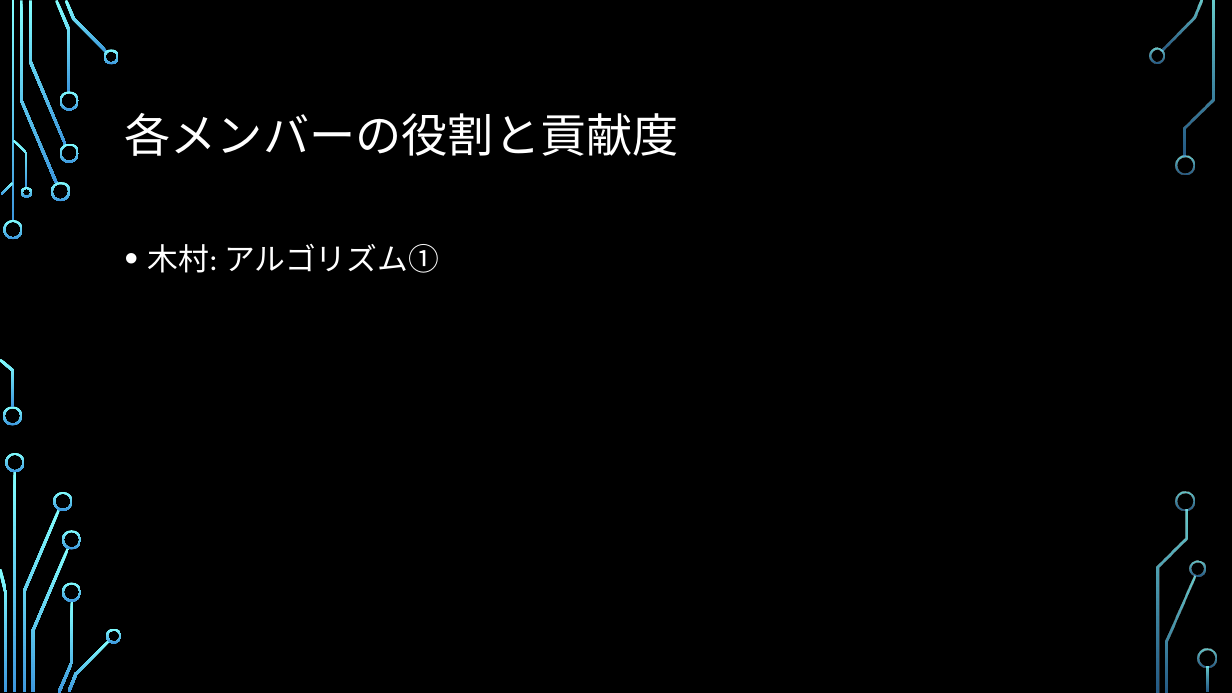
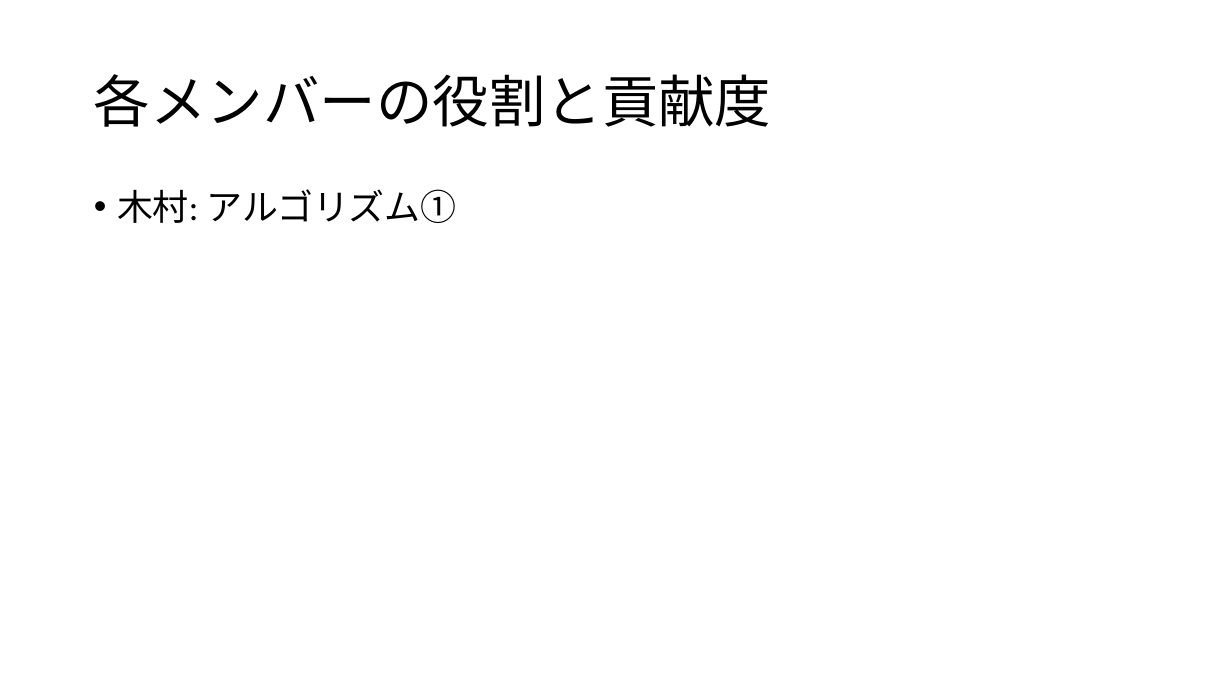
Before and after one commit to ie03-aizu-2019/ie03project-skys, a slide deck: slide 17 of Reports/Midterm.pptx (slide 16 before the commit). Drawn at 1232x693 pixels with LibreOffice and Linux fonts; fonts in the diff are those of the drawing; background and template pictures are left out. Boxes give left, top, right and bottom in pixels: in the first picture for what was removed or moved away, otherwise in the second. Text is boxed around its words. In the diff, an @@ line names an element or a change of style, - is before the commit and + after.

Commit message:
update design

```diff
--- a/Reports/Midterm.pptx
+++ b/Reports/Midterm.pptx
@@ background picture (left out) to #FFFFFF @@
@@ title "各メンバーの役割と貢献度": place and size @@
-title "各メンバーの役割と貢献度" at (125, 113, 679, 156)
+title "各メンバーの役割と貢献度" at (94, 74, 772, 127)
@@ title "各メンバーの役割と貢献度" at (94, 74, 772, 127): size 36 to 44 pt, text colour #FFFFFF to #000000 @@
@@ text "木村: アルゴリズム①": place and size @@
-text "木村: アルゴリズム①" at (148, 244, 439, 273)
+text "木村: アルゴリズム①" at (117, 189, 457, 223)
@@ text "木村: アルゴリズム①" at (117, 189, 457, 223): size 24 to 28 pt, text colour #FFFFFF to #000000; line spacing 1.2 to 0.9 @@
@@ group removed at (0, 0, 1217, 693): 33 freeform shapes, 3 rectangles @@
```
Also in this commit, not shown: 16 other slides changed, 1 slide added.
